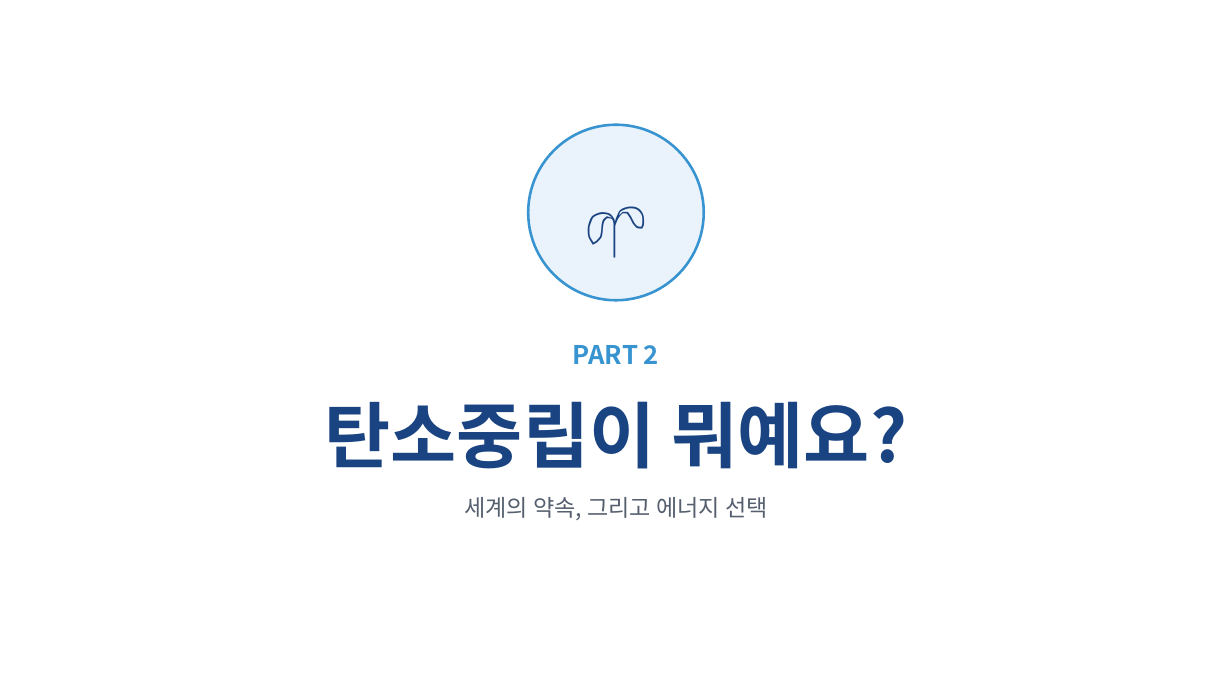
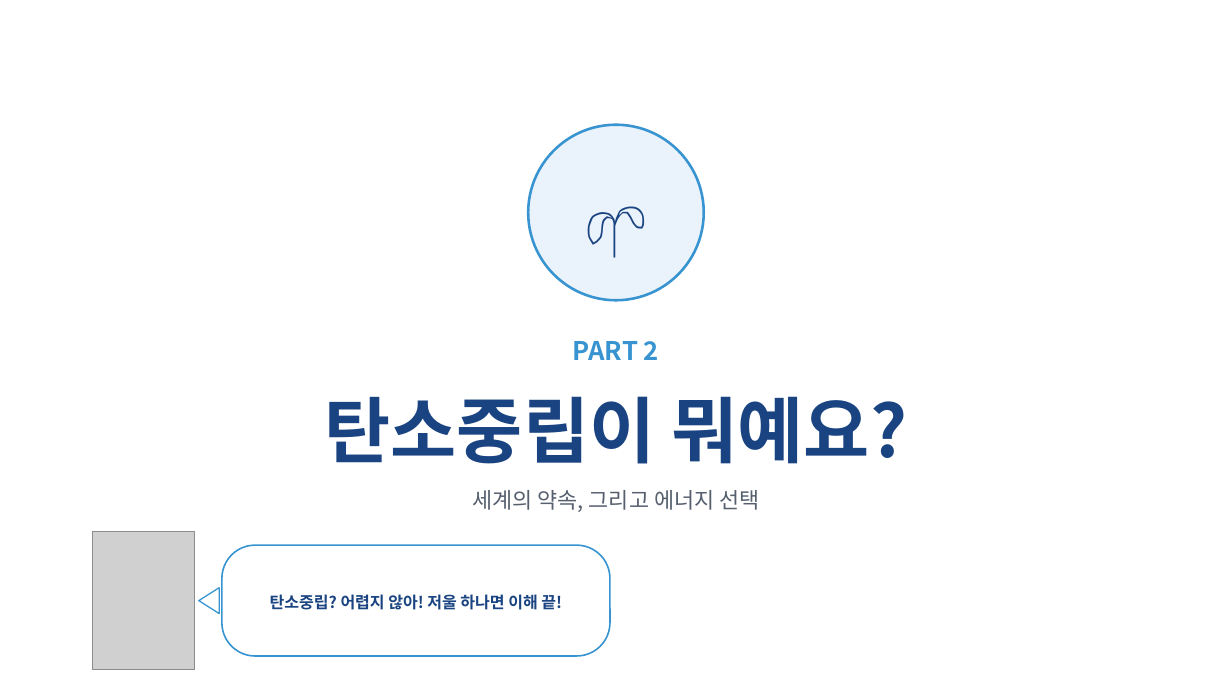
Before and after one commit to parksang-jun/ecture-materials, a slide deck: slide 6 of 강의자료/원자력과 탄소중립_표준양식.pptx. Drawn at 1232x693 pixels with LibreOffice and Linux fonts; fonts in the diff are those of the drawing; grey boxes stand for pictures. Boxes give left, top, right and bottom in pixels: in the first picture for what was removed or moved away, otherwise in the second. Text is boxed around its words. In the diff, an @@ line names an element or a change of style, - is before the commit and + after.

```diff
--- a/강의자료/원자력과 탄소중립_표준양식.pptx
+++ b/강의자료/원자력과 탄소중립_표준양식.pptx
@@ text at (325, 396, 908, 512): size 18 to 17 pt in "세계의 약속, 그리고 에너지 선택"; less space between paragraphs @@
@@ picture added at (92, 531, 194, 670) @@
@@ rounded rectangle added at (222, 545, 610, 656), fill #FFFFFF, outline #3794D1 1.25 pt, 12.5 pt, text #194381, bold @@
+탄소중립? 어렵지 않아! 저울 하나면 이해 끝!
@@ triangle added at (199, 588, 219, 614), fill #FFFFFF, outline #3794D1 1 pt @@
```
Also in this commit, not shown: 34 other slides changed, 1 slide added, 2 other files.
